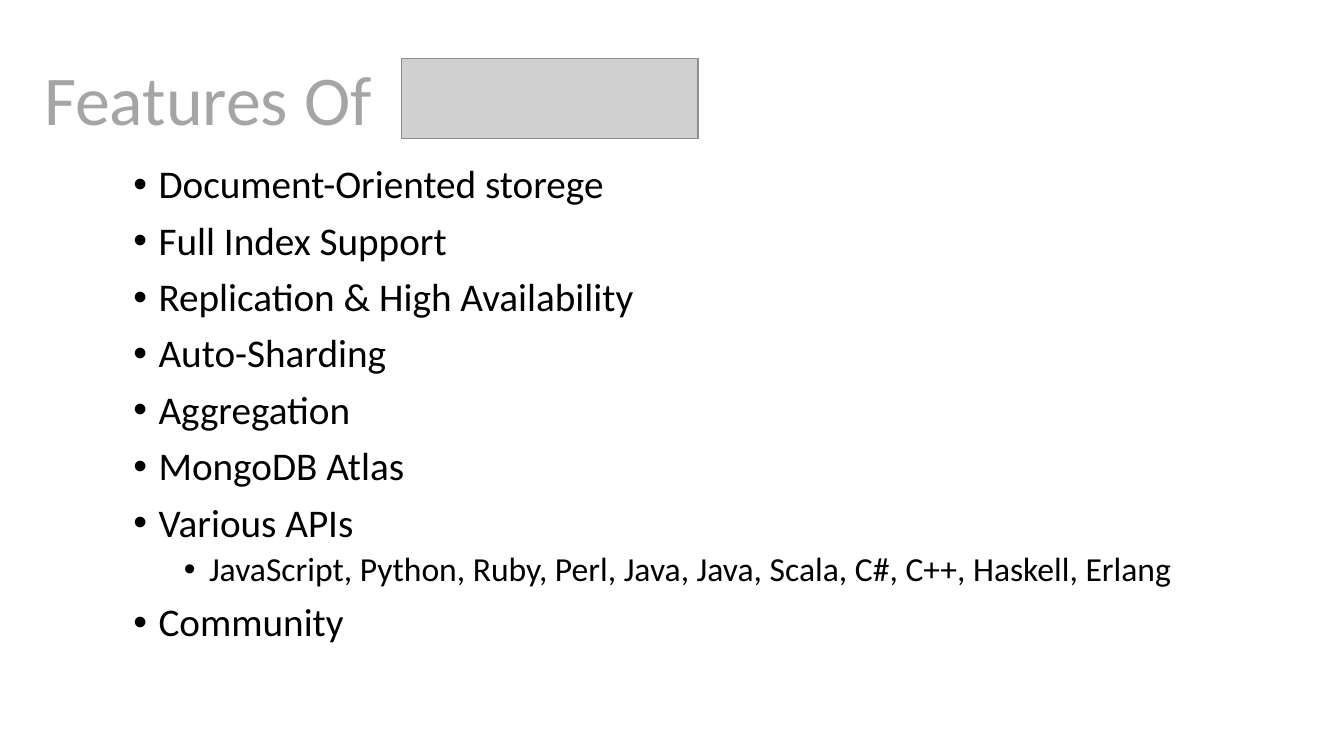
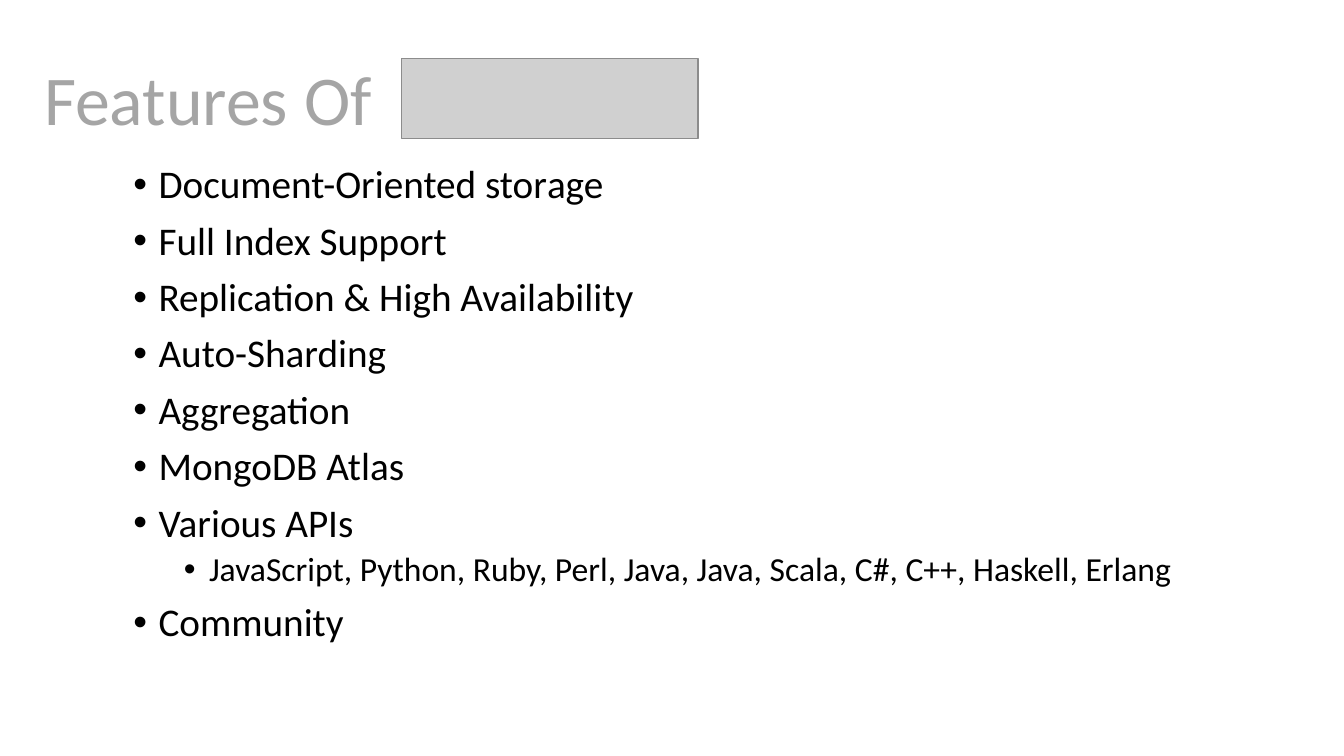
Before and after one commit to as6485/technology, a slide deck: slide 5 of MongoDB.pptx. Drawn at 1344x756 pixels with LibreOffice and Linux fonts; fonts in the diff are those of the drawing; grey boxes stand for pictures. Boxes give left, top, right and bottom in pixels: in the first picture for what was removed or moved away, otherwise in the second. Text is boxed around its words. In the diff, an @@ line names an element or a change of style, - is before the commit and + after.

```diff
--- a/MongoDB.pptx
+++ b/MongoDB.pptx
@@ text at (x1=159, y1=170, x2=603, y2=205): text changed @@
-• Document-Oriented storege
+• Document-Oriented storage
```
Also in this commit, not shown: 1 other file.
